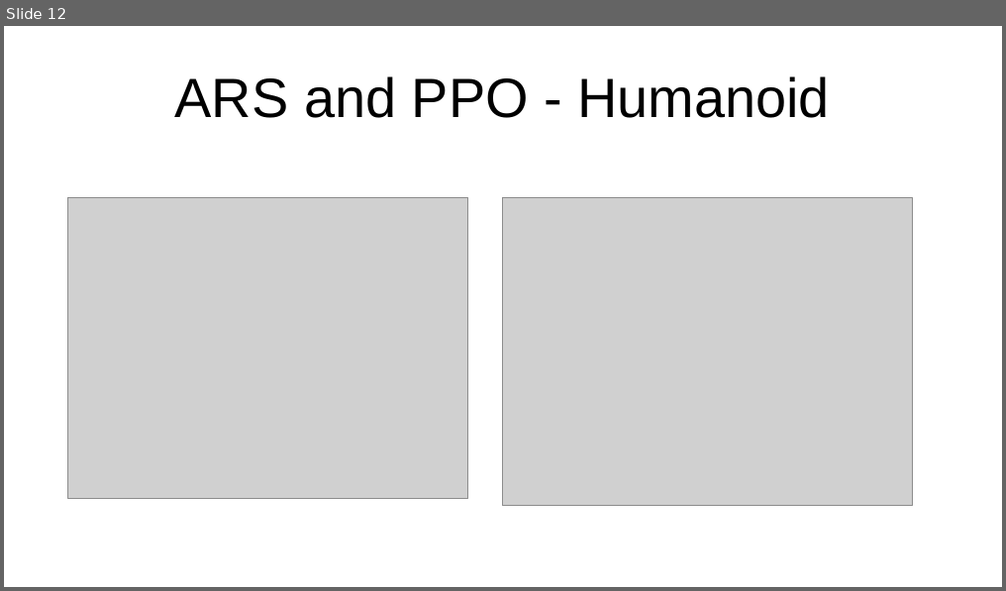
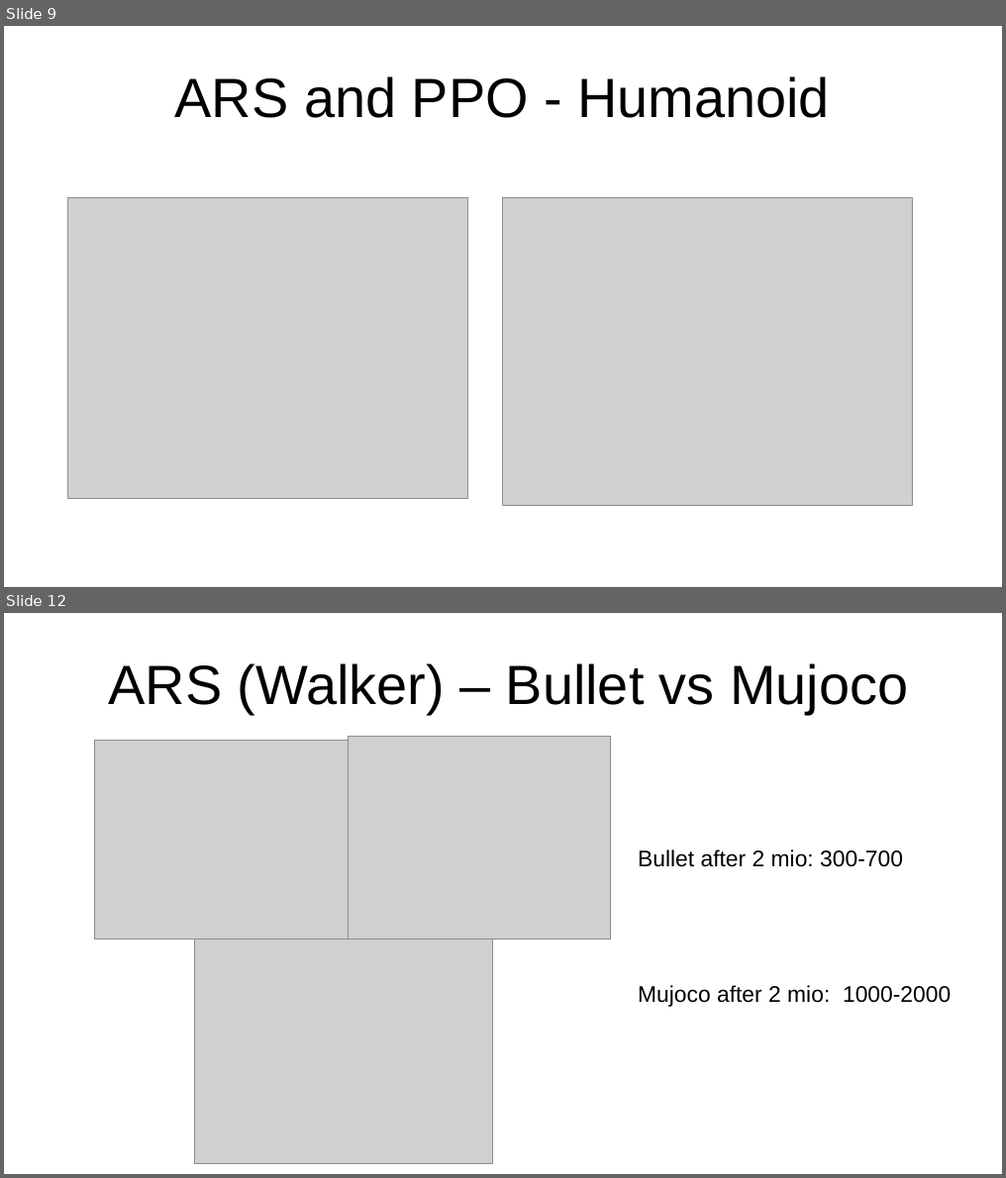
Before and after one commit to sgillen/seagul, a slide deck: seagul/rllib/rllib_with_rbf/Temporary_Results.odp. Shown one above the other, each under a label of ours: slide 12 before the commit, slides 9 and 12 after it; the slides between them are not shown. The pictures are 1006x591 and 1006x1178 pixels, drawn with LibreOffice and Linux fonts; fonts in the diff are those of the drawing; grey boxes stand for pictures. Boxes give left, top, right and bottom in pixels: in the first picture for what was removed or moved away, otherwise in the second. Text is boxed around its words. In the diff, an @@ line names an element or a change of style, - is before the commit and + after.

```diff
--- a/seagul/rllib/rllib_with_rbf/Temporary_Results.odp
+++ b/seagul/rllib/rllib_with_rbf/Temporary_Results.odp
@@ slide 12 added at <box>4,613,1002,1174</box>, background #FFFFFF @@
@@ title added at <box>108,663,908,714</box>, 44 pt, text #000000 @@
+ARS (Walker) – Bullet vs Mujoco
@@ picture added at <box>94,740,357,940</box> @@
@@ picture added at <box>349,736,611,939</box> @@
@@ text added at <box>638,850,950,1007</box>, 18 pt, text #000000 @@
+Bullet after 2 mio: 300-700
+Mujoco after 2 mio: 1000-2000
@@ picture added at <box>194,939,493,1163</box> @@
@@ what was slide 12 is now slide 9 @@
```
Also in this commit, not shown: 4 slides changed, 9 other slides added, 3 slides removed, 34 other files.
